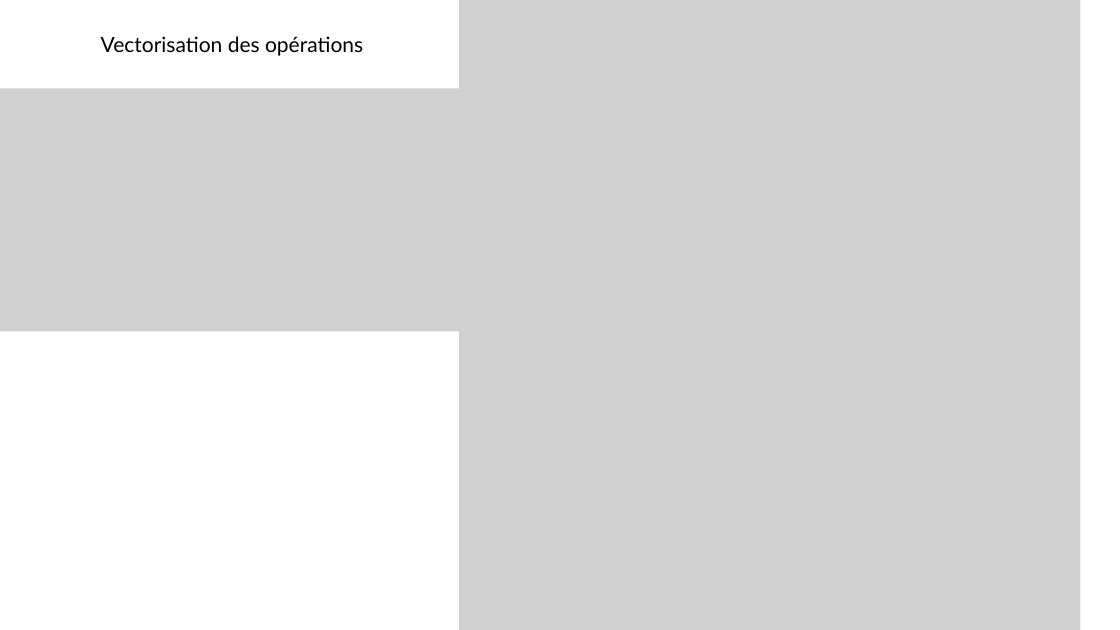
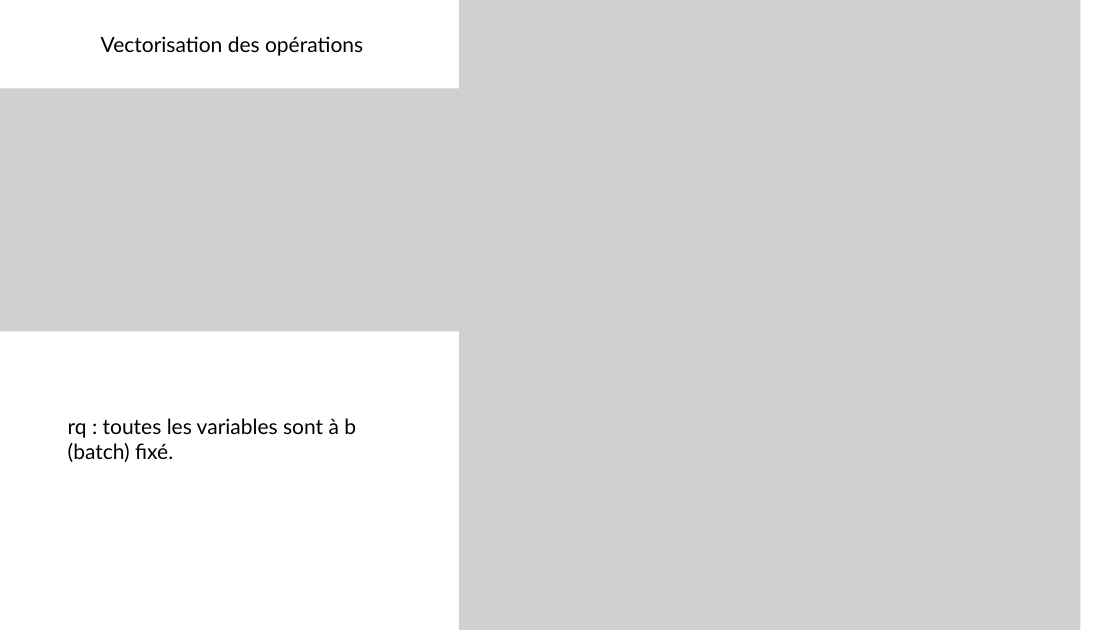
Before and after one commit to lucasabuela/my_first_nn, a slide deck: slide 4 of docs/Diagrams_and_formulaes.pptx. Drawn at 1120x630 pixels with LibreOffice and Linux fonts; fonts in the diff are those of the drawing; grey boxes stand for pictures. Boxes give left, top, right and bottom in pixels: in the first picture for what was removed or moved away, otherwise in the second. Text is boxed around its words. In the diff, an @@ line names an element or a change of style, - is before the commit and + after.

Commit message:
batch vectorisation is coded and accelerates the compute time !

```diff
--- a/docs/Diagrams_and_formulaes.pptx
+++ b/docs/Diagrams_and_formulaes.pptx
@@ text added at (68,418,356,462), 18 pt, text #000000 @@
+rq : toutes les variables sont à b (batch) fixé.
```
Also in this commit, not shown: 1 other slide changed, 1 slide added, 1 slide removed, 4 other files.
